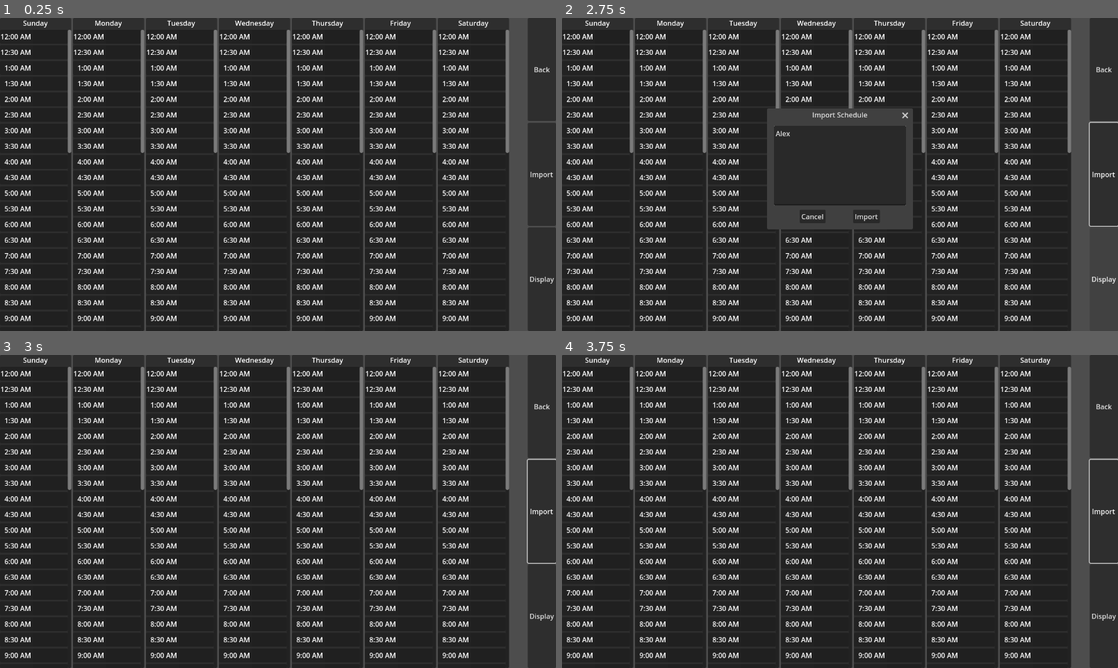
Above: before the commit, frames 1-4 (two rows, left to right).
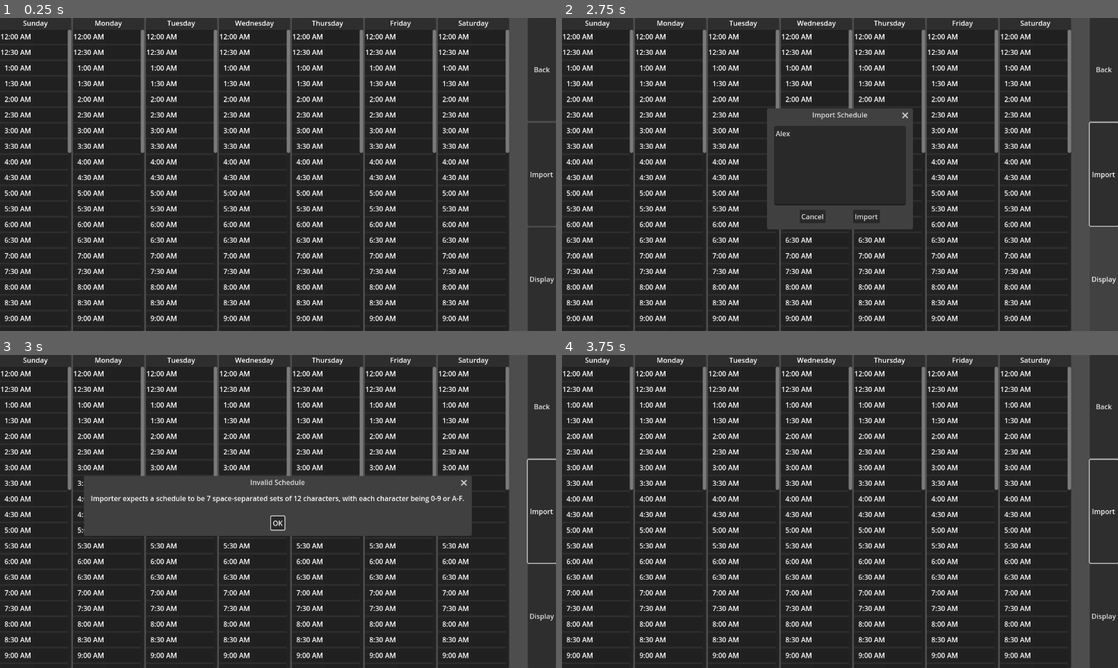
Above: after the commit, the same moments.

Repository: zibetnu/event-scheduler
Game: Godot game, scene res://src/schedule_comparer/schedule_comparer.tscn
Same seed, same stepped clock (60 frames per second), same inputs: the game is played once before the commit and once after it. This scene is started directly instead of the project's main scene.
Inputs (mouse positions are in pixels of both pictures, inside the frame that each line leads up to):
- Up to frame 1 (0.25 s): no input
- Up to frame 2 (2.75 s): click "Import" at 0.5 s; click (840, 165) at 1.27 s; type "Alex" at 1.35 s; click "Display" at 2 s
- Up to frame 3 (3 s): click "Import" at 2.75 s
- Up to frame 4 (3.75 s): click (840, 524) at 3.5 s, where only the run after the commit has a clickable "OK"

Frames 1-2 are identical in both runs. In frame 3, 11% of the frame differs, in the area x 15-85%, y 38-58%; in frame 4, nothing differs.
Error before the commit: Out of bounds get index '1' (on base: 'PackedStringArray') (res://src/schedule_comparer/schedule_comparer.gd:20)

Commit message:
Add input validation and related error message

Diff:
--- a/src/bit_hex_converter.gd
+++ b/src/bit_hex_converter.gd
@@ -20,6 +20,10 @@
 	"1110": "E",
 	"1111": "F",
 }
+const VALID_HEX_CHARACTERS = [
+	"0", "1", "2", "3", "4", "5", "6", "7",
+	"8", "9", "A", "B", "C", "D", "E", "F"
+]
 
 var _hex_to_bits = {}
 
--- a/src/schedule_comparer/schedule_comparer.gd
+++ b/src/schedule_comparer/schedule_comparer.gd
@@ -13,8 +13,22 @@
 
 
 func _on_import_popup_confirmed() -> void:
-	# TODO: add input validation.
 	var day_hex_strings: PackedStringArray = %ImportText.text.split(" ")
+
+	if len(day_hex_strings) != 7:
+		%ErrorDialog.popup_centered()
+		return
+
+	for day_hex_string in day_hex_strings:
+		if len(day_hex_string) != 12:
+			%ErrorDialog.popup_centered()
+			return
+
+		for character in day_hex_string:
+			if character not in BitHexConverter.VALID_HEX_CHARACTERS:
+				%ErrorDialog.popup_centered()
+				return
+
 	var i := 0
 	for day in %Week.get_days():
 		day.add_day_hex_string(day_hex_strings[i])
--- a/src/schedule_comparer/schedule_comparer.tscn
+++ b/src/schedule_comparer/schedule_comparer.tscn
@@ -55,6 +55,12 @@
 placeholder_text = "000000000000 000000000000 000000000000 000000000000 000000000000 000000000000 000000000000"
 wrap_mode = 1
 
+[node name="ErrorDialog" type="AcceptDialog" parent="."]
+unique_name_in_owner = true
+title = "Invalid Schedule"
+size = Vector2i(877, 100)
+dialog_text = "Importer expects a schedule to be 7 space-separated sets of 12 characters, with each character being 0-9 or A-F."
+
 [connection signal="pressed" from="HBoxContainer/VBoxContainer/BackButton" to="." method="_on_back_button_pressed"]
 [connection signal="pressed" from="HBoxContainer/VBoxContainer/ImportButton" to="." method="_on_import_button_pressed"]
 [connection signal="pressed" from="HBoxContainer/VBoxContainer/DisplayButton" to="." method="_on_display_button_pressed"]
